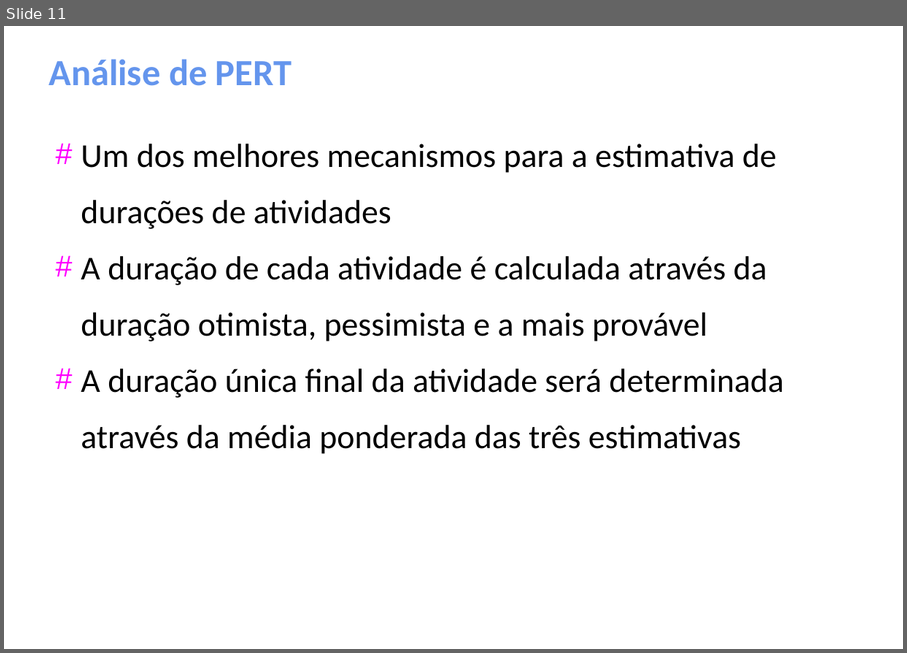
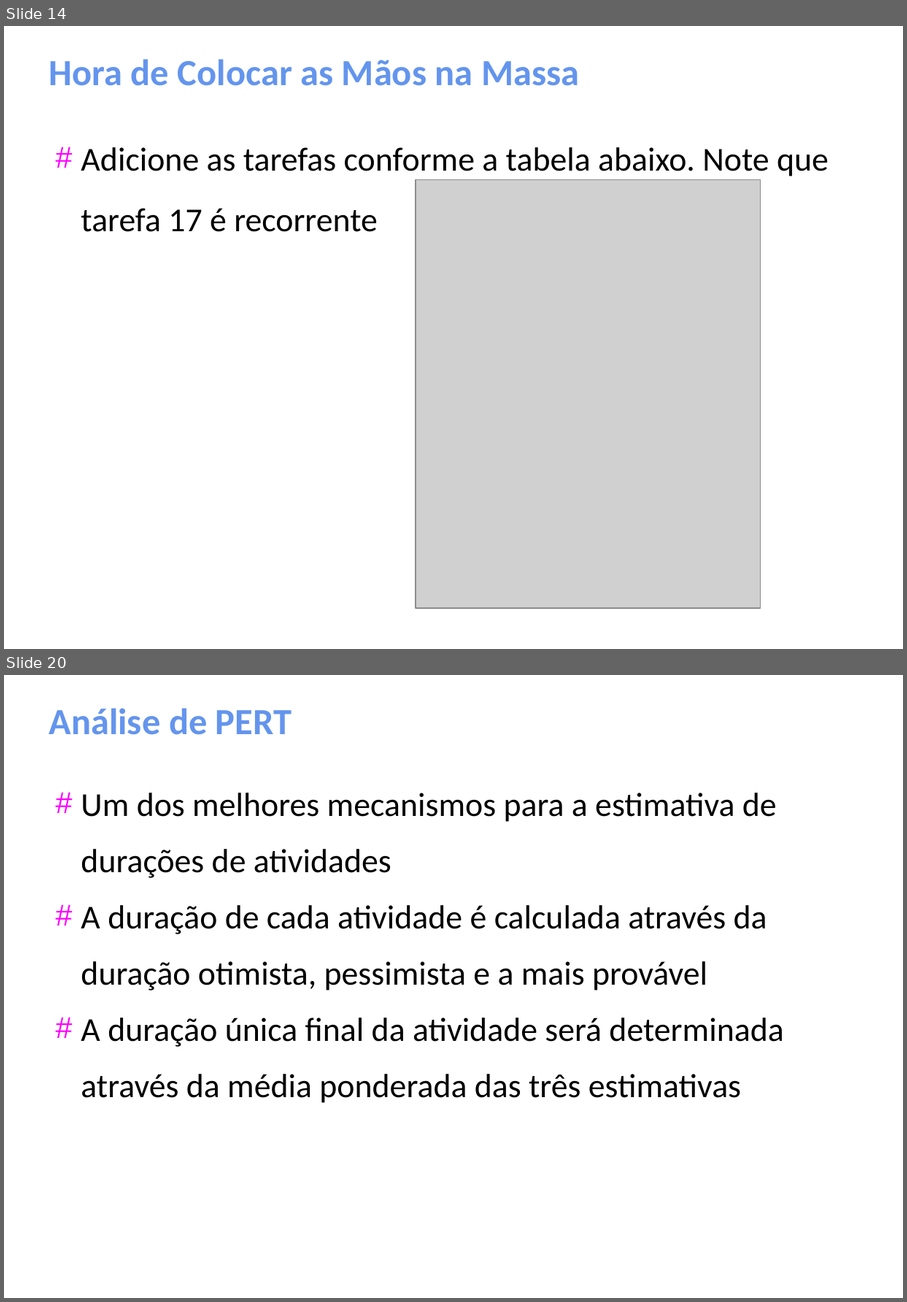
Before and after one commit to gomesluiz/gestao-de-projetos, a slide deck: aulas/project-aula-02.odp. Shown one above the other, each under a label of ours: slide 11 before the commit, slides 14 and 20 after it; the slides between them are not shown. The pictures are 907x653 and 907x1302 pixels, drawn with LibreOffice and Linux fonts; fonts in the diff are those of the drawing; grey boxes stand for pictures. Boxes give left, top, right and bottom in pixels: in the first picture for what was removed or moved away, otherwise in the second. Text is boxed around its words. In the diff, an @@ line names an element or a change of style, - is before the commit and + after.

```diff
--- a/aulas/project-aula-02.odp
+++ b/aulas/project-aula-02.odp
@@ slide 14 added at (4, 26, 903, 649), background #FFFFFF @@
@@ title added at (49, 59, 579, 86), 32 pt, text #6495ED, bold @@
+Hora de Colocar as Mãos na Massa
@@ text added at (81, 147, 829, 232), 29 pt, text #000000 @@
+# Adicione as tarefas conforme a tabela abaixo. Note que tarefa 17 é recorrente
@@ picture added at (416, 179, 761, 608) @@
@@ what was slide 11 is now slide 20 @@
```
Also in this commit, not shown: 17 other slides added.
